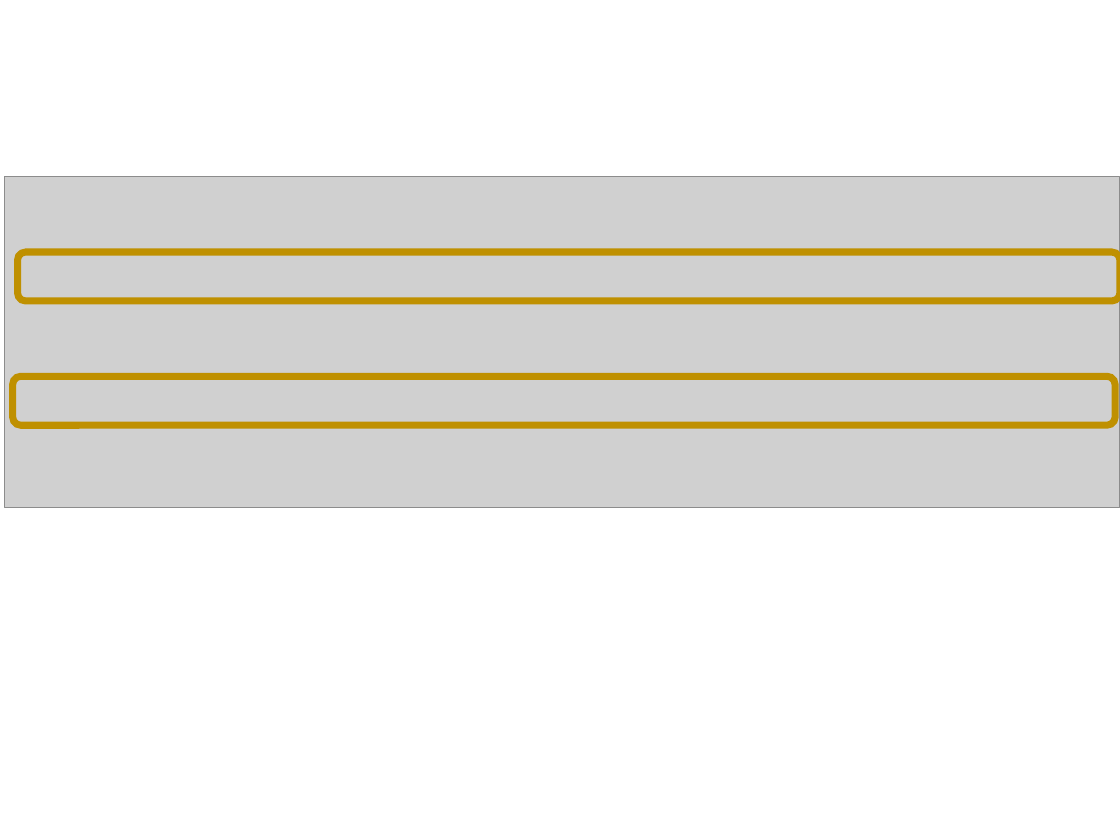
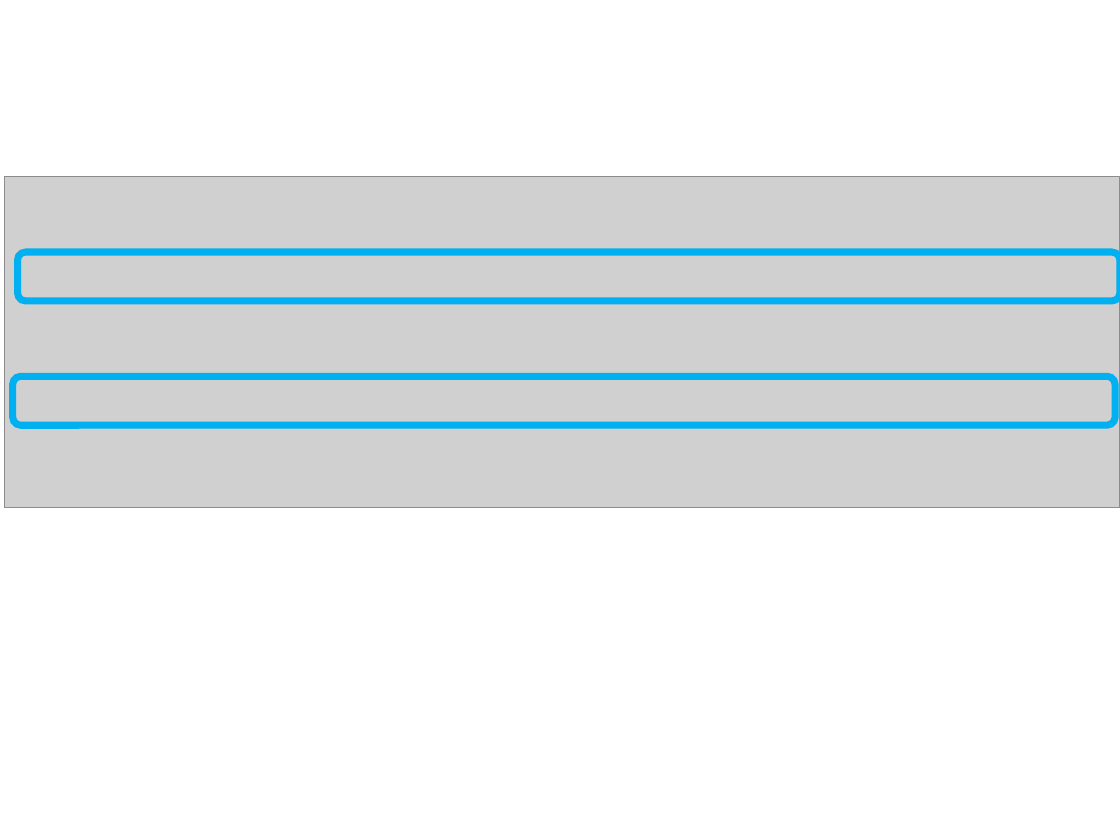
Before and after one commit to PRodriguez19/Intro-to-rnaseq, a slide deck: slide 20 of lectures/Lecture9-MMG232.pptx. Drawn at 1120x840 pixels with LibreOffice and Linux fonts; fonts in the diff are those of the drawing; grey boxes stand for pictures. Boxes give left, top, right and bottom in pixels: in the first picture for what was removed or moved away, otherwise in the second. Text is boxed around its words. In the diff, an @@ line names an element or a change of style, - is before the commit and + after.

```diff
--- a/lectures/Lecture9-MMG232.pptx
+++ b/lectures/Lecture9-MMG232.pptx
@@ rounded rectangle at bbox=[18, 252, 1120, 301]: outline #BF9000 4.5 pt to #00B0F0 4.5 pt @@
@@ rounded rectangle at bbox=[12, 376, 1114, 426]: outline #BF9000 4.5 pt to #00B0F0 4.5 pt @@
```
Also in this commit, not shown: 21 other slides changed, 3 slides added, 4 slides removed, 2 other files.
